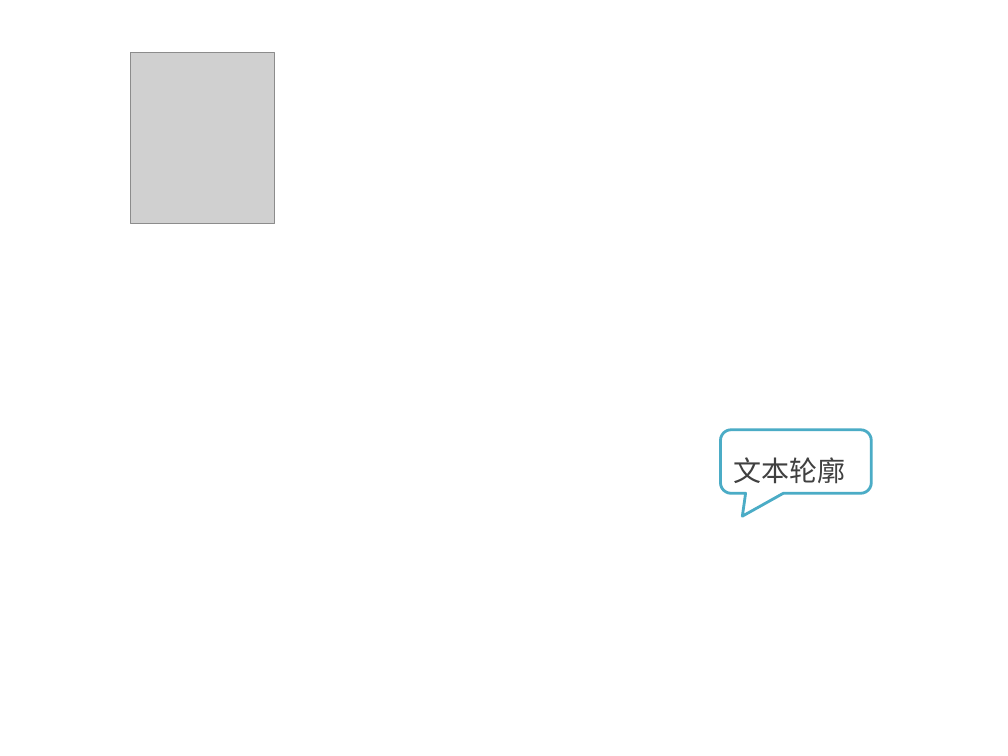
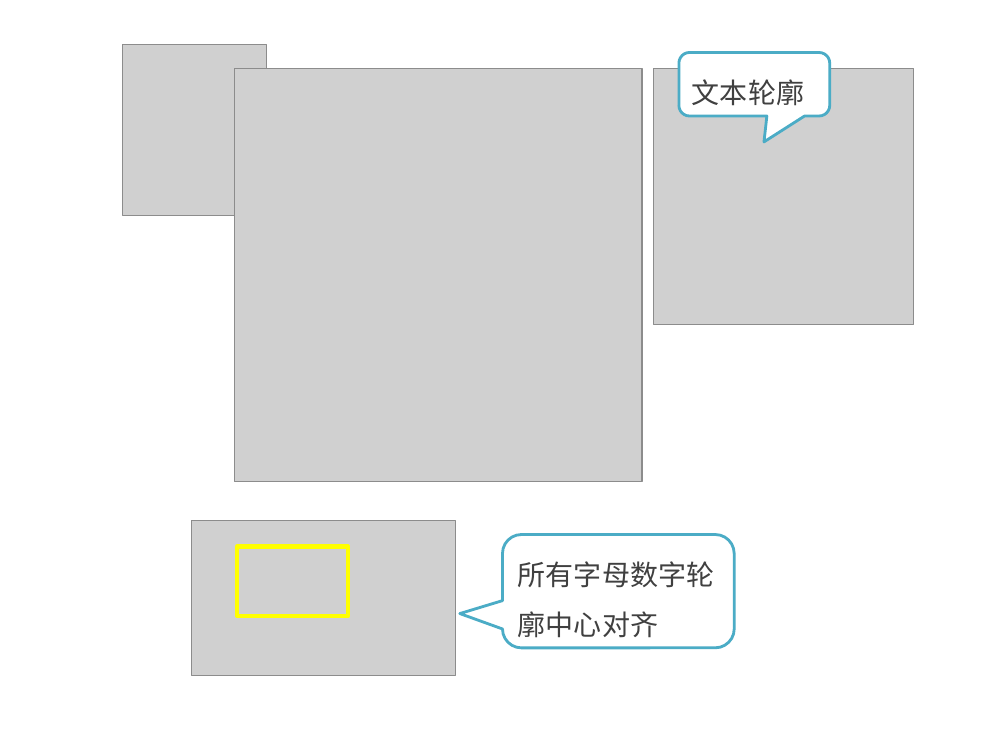
Before and after one commit to kong66/webAni, a slide deck: slide 5 of 21-svg-transform/21.pptx. Drawn at 1008x756 pixels with LibreOffice and Linux fonts; fonts in the diff are those of the drawing; grey boxes stand for pictures. Boxes give left, top, right and bottom in pixels: in the first picture for what was removed or moved away, otherwise in the second. Text is boxed around its words. In the diff, an @@ line names an element or a change of style, - is before the commit and + after.

```diff
--- a/21-svg-transform/21.pptx
+++ b/21-svg-transform/21.pptx
@@ picture moved from (x1=131, y1=52, x2=275, y2=224) to (x1=123, y1=44, x2=267, y2=216) @@
@@ rounded speech box "文本轮廓" moved from (x1=721, y1=429, x2=872, y2=493) to (x1=679, y1=52, x2=831, y2=116) @@
@@ rounded speech box "文本轮廓" at (x1=679, y1=52, x2=831, y2=116): proportions changed @@
@@ picture added at (x1=234, y1=69, x2=642, y2=482) @@
@@ picture added at (x1=653, y1=69, x2=913, y2=325) @@
@@ picture added at (x1=192, y1=521, x2=455, y2=675) @@
@@ rounded speech box added at (x1=502, y1=534, x2=734, y2=647), fill #FFFFFF, outline #4BACC6 2 pt, 20 pt, text #404040 @@
+所有字母数字轮廓中心对齐
@@ rectangle added at (x1=237, y1=546, x2=348, y2=616), outline #FFFF00 3 pt @@
```
Also in this commit, not shown: 9 other slides changed, 11 slides added, 3 slides removed, 3 other files.
